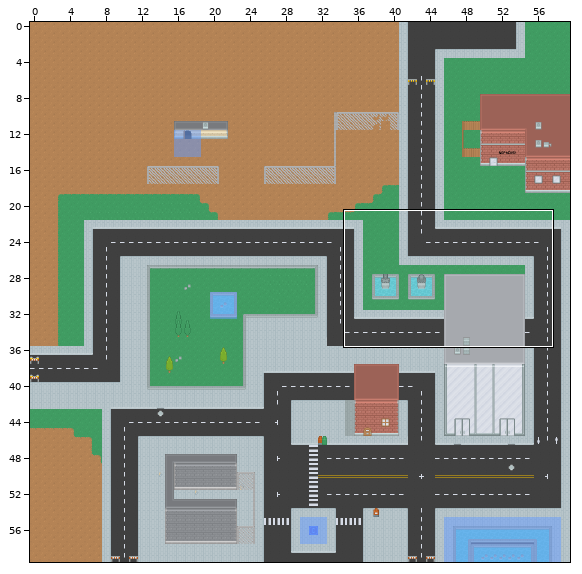
Tiled map: android/assets/test.tmx. Above, an overview of the earlier version with the close-up marked.
Close-up. Before the edit:
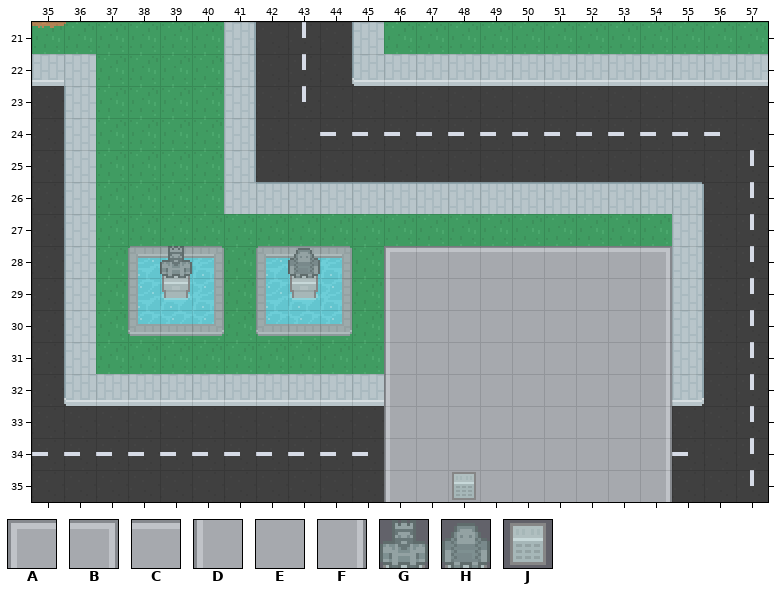
Cells are 16x16 px. Shown: x 35..57, y 21..35.
Key: from "tileset": A 16, B 17, C 18, D 19, E 22, F 57, G 111, H 112, J 632.
_ is an empty cell.
Layers that did not change in this view are not listed.
Layer "overlay" before, first column x 35:
21 _______________________
22 _______________________
23 _______________________
24 _______________________
25 _______________________
26 _______________________
27 _______________________
28 ____G___H__ACCCCCCCB___
29 ___________DEEEEEEEF___
30 ___________DEEEEEEEF___
31 _______________________
32 _______________________
33 _______________________
34 _______________________
35 _____________J_________
And afterwards:
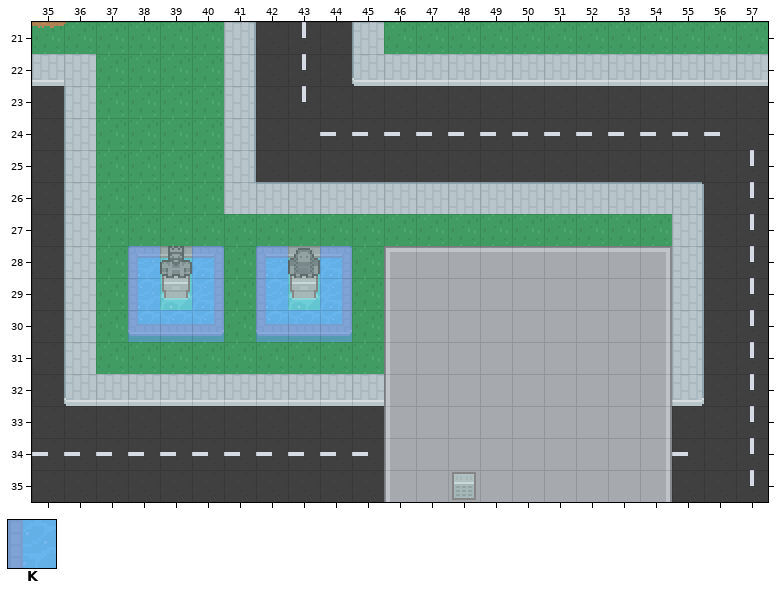
Further tiles: from "tileset": K 75.
See-through tiles are keyed as they look on the map.
Edits made:
Layer "overlay":
Tile K now appears in rows 28 to 29 at x 38, 40, 42 and 44; in row 30 at x 38 to 40 and 42 to 44.
Pixel boxes of the changes (left, top, right, bottom) in both close-ups:
added: (128, 246, 224, 342)
added: (256, 246, 352, 342)
